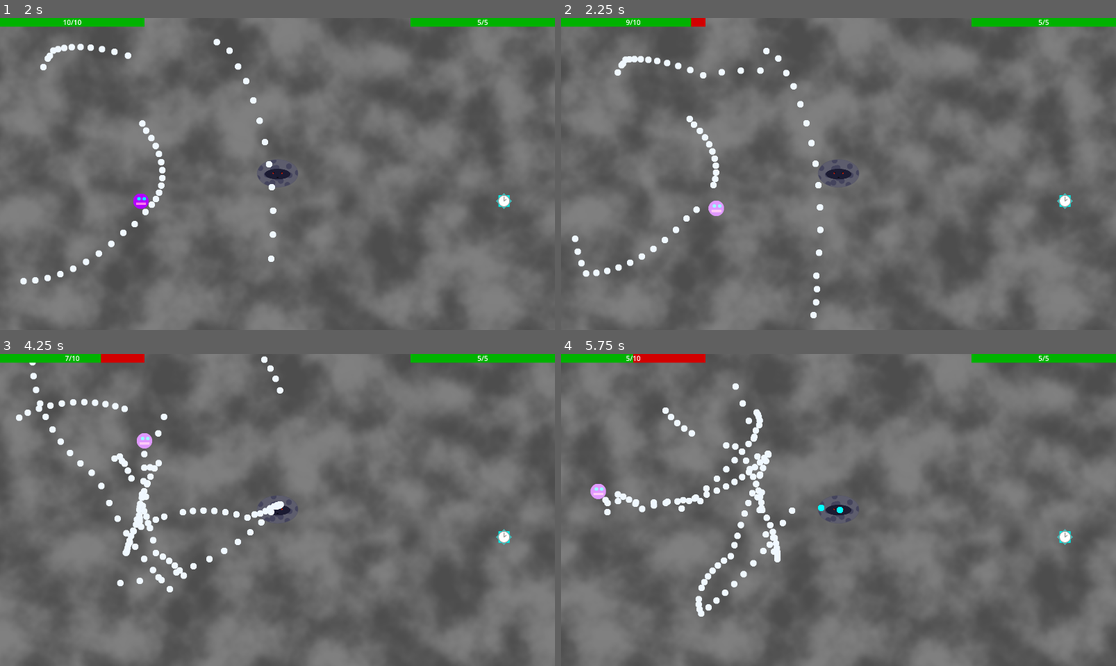
Above: before the commit, frames 1-4 (two rows, left to right).
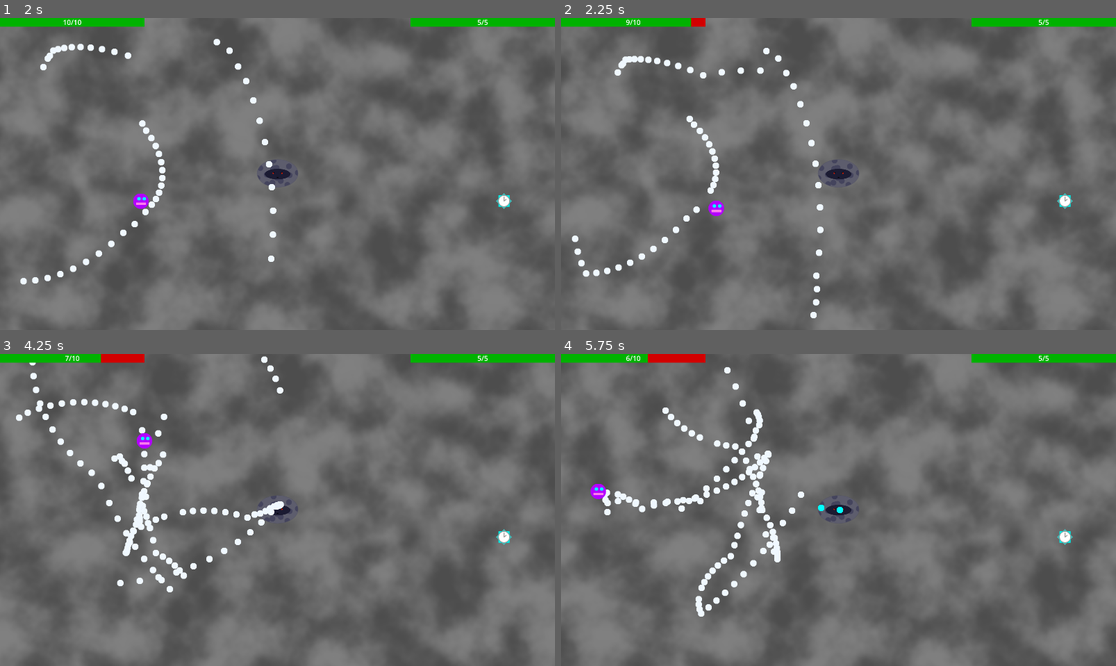
Above: after the commit, the same moments.

Repository: Antoine-Lagache/GameJam_2025
Game: Godot game, scene res://scene/main.tscn
The game is run twice, just before and just after one commit, with the same random seed, the same clock (stepped at 60 frames per second) and the same inputs. This scene is started directly instead of the project's main scene.
Inputs (mouse positions are in pixels of both pictures, inside the frame that each line leads up to):
- Up to frame 1 (2 s): move the mouse to (399, 158) at 0.52 s; hold Right (right) 0.53-1.28 s; hold Shift 0.53-1.28 s; move the mouse to (166, 189) at 1.27 s; hold Down (down) from 1.28 s (still down); tap Shift at 1.35 s
- Up to frame 2 (2.25 s): move the mouse to (894, 105) at 2.02 s; release Down (down) at 2.03 s; hold Right (right) from 2.03 s (still down); hold Shift from 2.03 s (still down)
- Up to frame 3 (4.25 s): move the mouse to (249, 572) at 2.77 s; release Right (right) at 2.78 s; release Shift at 2.78 s; hold Up (up) 2.78-3.53 s; tap Shift at 2.85 s; move the mouse to (444, 556) at 3.52 s; hold Left (left) from 3.53 s (still down); hold Shift from 3.53 s (still down)
- Up to frame 4 (5.75 s): move the mouse to (672, 463) at 4.27 s; release Shift at 4.28 s; tap Shift at 4.35 s; move the mouse to (866, 510) at 5.02 s; release Left (left) at 5.03 s; hold Down (down) from 5.03 s (still down); hold Shift from 5.03 s (still down)

Frame 1 is identical in both runs. In frame 2, 0.1% of the frame differs, in the area x 26-30%, y 54-64%; in frame 3, 0.2%; in frame 4, 0.3%, in the area x 5-44%, y 0-47%.

Commit message:
coded heal blob, still need to make it appear

Diff:
--- a/gamejame/project.godot
+++ b/gamejame/project.godot
@@ -11,7 +11,7 @@
 [application]
 
 config/name="GameJame"
-run/main_scene="uid://bxp0mugwbw7sc"
+run/main_scene="uid://xrnld6ll3m0h"
 config/features=PackedStringArray("4.4", "Forward Plus")
 config/icon="res://icon.svg"
 
--- /dev/null
+++ b/gamejame/scene/heal_blob.tscn
@@ -0,0 +1,25 @@
+[gd_scene load_steps=4 format=3 uid="uid://dkss84gko5u2y"]
+
+[ext_resource type="Texture2D" uid="uid://sv0apcssrcer" path="res://sprites/heart.png" id="1_6s5nh"]
+[ext_resource type="Script" uid="uid://qpghe2kagrk7" path="res://script/heal_blob.gd" id="1_bvsxq"]
+
+[sub_resource type="CircleShape2D" id="CircleShape2D_bvsxq"]
+radius = 25.0
+
+[node name="heal_blob" type="Node2D"]
+script = ExtResource("1_bvsxq")
+
+[node name="Sprite2D" type="Sprite2D" parent="."]
+texture = ExtResource("1_6s5nh")
+
+[node name="Area2D" type="Area2D" parent="."]
+
+[node name="CollisionShape2D" type="CollisionShape2D" parent="Area2D"]
+shape = SubResource("CircleShape2D_bvsxq")
+
+[node name="teleport_timer" type="Timer" parent="."]
+wait_time = 15.0
+autostart = true
+
+[connection signal="body_entered" from="Area2D" to="." method="_on_area_2d_body_entered"]
+[connection signal="timeout" from="teleport_timer" to="." method="_on_teleport_timer_timeout"]
--- a/gamejame/scene/main.tscn
+++ b/gamejame/scene/main.tscn
@@ -1,8 +1,28 @@
-[gd_scene load_steps=4 format=3 uid="uid://bb6ccqh3e4sgp"]
+[gd_scene load_steps=8 format=3 uid="uid://bb6ccqh3e4sgp"]
 
 [ext_resource type="Script" uid="uid://cqg1r3kfnxil0" path="res://script/main.gd" id="1_itxqv"]
 [ext_resource type="AudioStream" uid="uid://h8g48qmjmjh7" path="res://sounds/background_music.mp3" id="2_v0l8b"]
 [ext_resource type="PackedScene" uid="uid://chiljqvrxnobv" path="res://scene/back_ground.tscn" id="3_wp4xf"]
+[ext_resource type="Shader" uid="uid://1hcfyg37upp0" path="res://shader/noise.gdshader" id="4_brvut"]
+
+[sub_resource type="FastNoiseLite" id="FastNoiseLite_88lim"]
+frequency = 0.0037
+fractal_lacunarity = 1.765
+
+[sub_resource type="NoiseTexture2D" id="NoiseTexture2D_0ha60"]
+width = 1920
+height = 1080
+seamless = true
+noise = SubResource("FastNoiseLite_88lim")
+
+[sub_resource type="ShaderMaterial" id="ShaderMaterial_0ha60"]
+resource_local_to_scene = true
+shader = ExtResource("4_brvut")
+shader_parameter/density = 1.0
+shader_parameter/fog_offset = Vector2(0, 0)
+shader_parameter/speed = 0.1
+shader_parameter/noise_texture = SubResource("NoiseTexture2D_0ha60")
+shader_parameter/color = Vector3(0.5, 0.5, 0.5)
 
 [node name="main" type="Node"]
 script = ExtResource("1_itxqv")
@@ -14,3 +34,4 @@
 parameters/looping = true
 
 [node name="BackGround" parent="." instance=ExtResource("3_wp4xf")]
+material = SubResource("ShaderMaterial_0ha60")
--- a/gamejame/scene/player.tscn
+++ b/gamejame/scene/player.tscn
@@ -7,7 +7,7 @@
 [ext_resource type="AudioStream" uid="uid://bdkgtfjulpvtn" path="res://sounds/hero_hit.mp3" id="4_ct4mp"]
 
 [sub_resource type="CircleShape2D" id="CircleShape2D_fvtld"]
-radius = 38.0
+radius = 23.5053
 
 [sub_resource type="ShaderMaterial" id="ShaderMaterial_oh5ij"]
 resource_local_to_scene = true
--- /dev/null
+++ b/gamejame/script/heal_blob.gd
@@ -0,0 +1,26 @@
+extends Node2D
+
+var screen = DisplayServer.window_get_size()
+
+func _ready() -> void:
+	add_to_group("heal_blob")
+	teleport()
+
+
+func _process(delta: float) -> void:
+	pass
+
+
+func teleport():
+	position = Vector2(randf_range(10, screen.x), randf_range(10, screen.y))
+
+
+func _on_area_2d_body_entered(body: Node2D) -> void:
+	if body.is_in_group("player"):
+		body.heal()
+	teleport()
+
+
+
+func _on_teleport_timer_timeout() -> void:
+	teleport()
--- a/gamejame/script/main.gd
+++ b/gamejame/script/main.gd
@@ -3,12 +3,14 @@
 @onready var mechant = load("res://scene/mechant.tscn")
 @onready var player = load("res://scene/player.tscn")
 @onready var time = load("res://scene/time.tscn")
+@onready var heal_blob = load("res://scene/heal_blob.tscn")
 
 
 func _ready():
 	var bbeg:Node = mechant.instantiate()
 	var hero:Node = player.instantiate()
 	var temps:Node = time.instantiate()
+	var heal_blob:Node = heal_blob.instantiate()
 	hero.mechant = bbeg
 	add_child(bbeg)
 	add_child(hero)
--- a/gamejame/script/player.gd
+++ b/gamejame/script/player.gd
@@ -21,6 +21,11 @@
 		if $CanvasLayer/Health_bar.health == 0:
 			get_tree().change_scene_to_file("res://scene/gameover.tscn")
 		i_frames = 30
+
+func heal():
+	if $CanvasLayer/Health_bar.health < $CanvasLayer/Health_bar.max_health:
+		$CanvasLayer/Health_bar.health += 1
+
 
 func flash_start():
 	var number_of_flash = 3
Not shown: 1 places in gamejame/scene/start_menu.tscn that only renumber resources
Not shown, added: gamejame/script/heal_blob.gd.uid
Binary file added: gamejame/sprites/heart.png
Not shown, added: gamejame/sprites/heart.png.import
